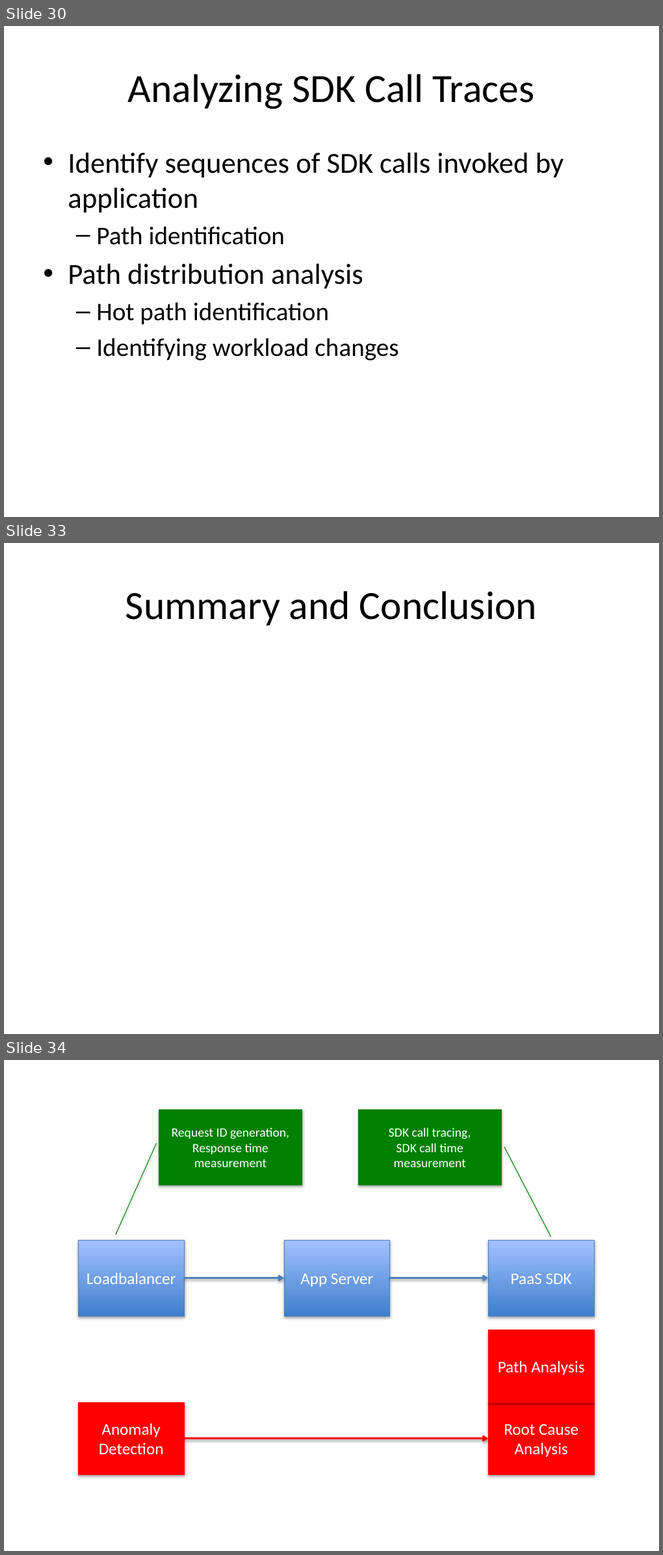
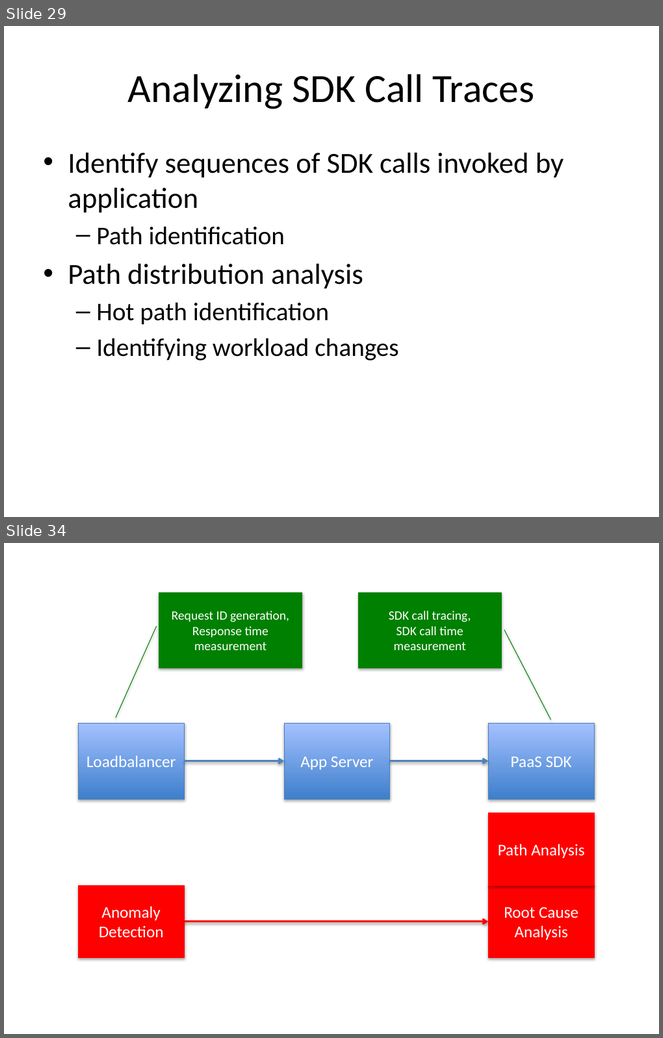
Before and after one commit to Dithn/eager-appscale, a slide deck: Eager/elk-experiment/appserver/system_design.pptx. Shown one above the other, each under a label of ours: slides 30, 33 and 34 before the commit, slides 29 and 34 after it; the slides between them are not shown. The pictures are 663x1555 and 663x1038 pixels, drawn with LibreOffice and Linux fonts; fonts in the diff are those of the drawing. Boxes give left, top, right and bottom in pixels: in the first picture for what was removed or moved away, otherwise in the second. Text is boxed around its words. In the diff, an @@ line names an element or a change of style, - is before the commit and + after.

```diff
--- a/Eager/elk-experiment/appserver/system_design.pptx
+++ b/Eager/elk-experiment/appserver/system_design.pptx
@@ slide 33 removed at (4, 543, 659, 1034), background #FFFFFF @@
@@ title removed at (126, 591, 537, 626) @@
-Summary and Conclusion
@@ what was slide 30 is now slide 29 @@
```
Also in this commit, not shown: 8 slides changed, 3 slides added, 2 other slides removed.
